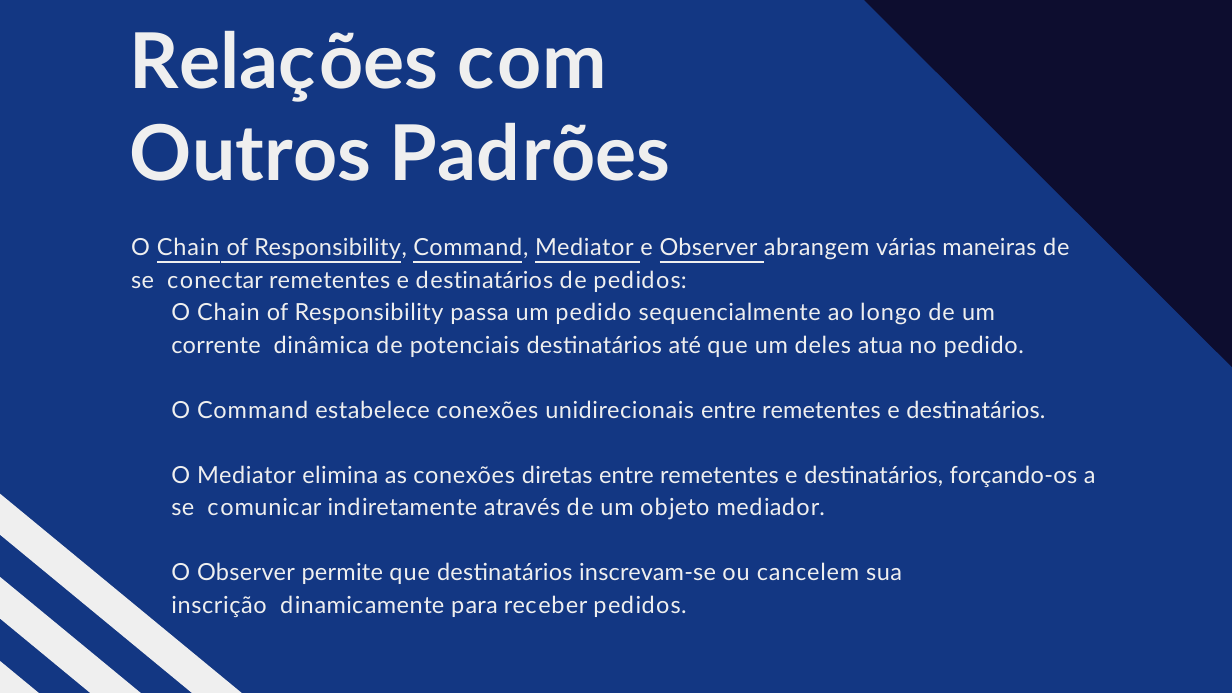
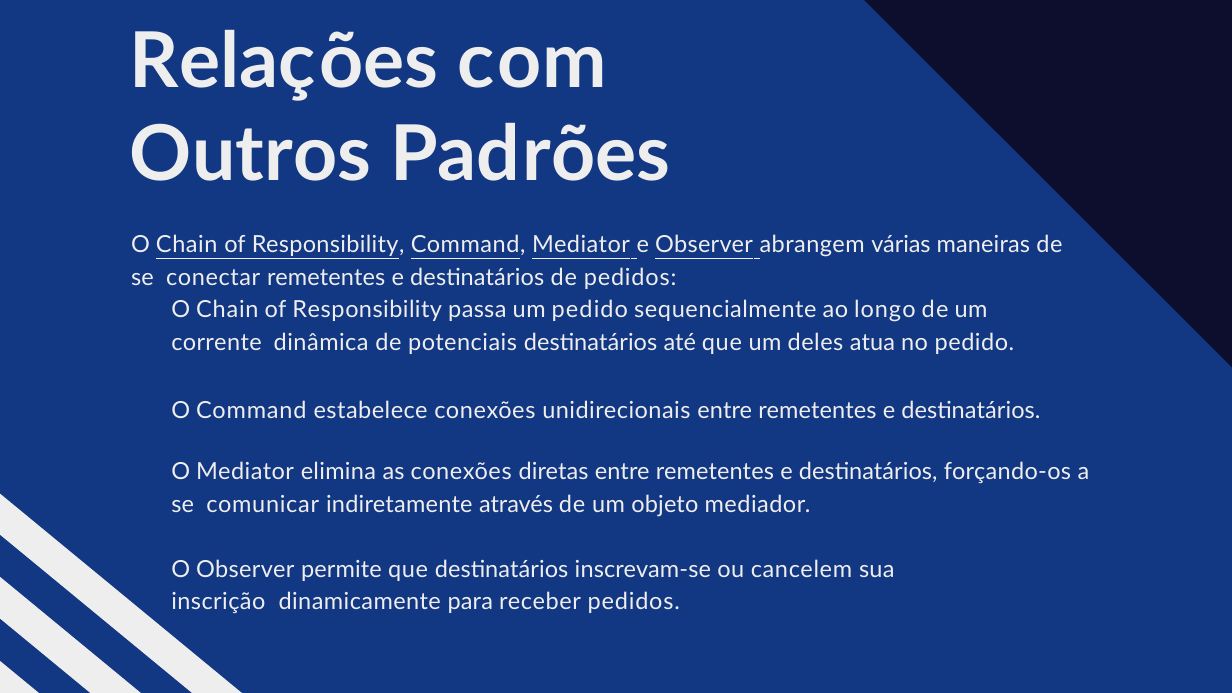
Before and after one commit to GabrielAL4/observer-pattern, a slide deck: slide 6 of Padrão Observer - Design Pattern.pptx. Drawn at 1232x693 pixels with LibreOffice and Linux fonts; fonts in the diff are those of the drawing; background and template pictures are left out. Boxes give left, top, right and bottom in pixels: in the first picture for what was removed or moved away, otherwise in the second. Text is boxed around its words. In the diff, an @@ line names an element or a change of style, - is before the commit and + after.

```diff
--- a/Padrão Observer - Design Pattern.pptx
+++ b/Padrão Observer - Design Pattern.pptx
@@ freeform shape at (x1=0, y1=0, x2=1232, y2=693): fill #133783 to #123783; outline redrawn @@
@@ freeform shape at (x1=864, y1=0, x2=1232, y2=367): fill #0D0D2F to #0D0D2E; outline redrawn @@
@@ text "O Chain of Responsibility, Command, ..." at (x1=131, y1=234, x2=1090, y2=613): text colour #EFEFEF to #EEEEEE; letter spacing 0.9 to 0.1 pt in "O", "O", "O", "O" and 1 more places; letter spacing 1.1 to 0.7 pt, letter spacing 1.1 to 0.9 pt in "Chain"; letter spacing 0.2 to 0.1 pt in "of", "of atua", "entre", "diretas entre a"; letter spacing 0.8 to 0.7 pt in "Command,", "um ao um pedido."; letter spacing 0.7 to 0.6 pt in "Mediator abrangem", "sequencialmente potenciais", "estabelece unidirecionais", "Mediator mediador." and 1 more places; letter spacing 0.7 to 0.1 pt in "e e", "sequencialmente", "e", "e"; letter spacing 0.1 to -0.1 pt in "várias", "até"; letter spacing 0.3 to 0.2 pt in "maneiras destinatários", "permite"; letter spacing 1.2 to 0.7 pt in "de", "de"; letter spacing 0.6 to 0.2 pt in "se", "se"; letter spacing 1.9 to 0.8 pt, letter spacing -0.8 to 0.8 pt in "conectar", "comunicar", "receber"; letter spacing 1.2 to 0.8 pt, letter spacing 1 to 0.8 pt, letter spacing 0.2 to 0.8 pt in "conectar", "comunicar"; letter spacing 0.7 to 0.8 pt in "conectar", "sequencialmente", "receber"; letter spacing -0.6 to 0.8 pt in "conectar"; letter spacing -0.8 to 0.2 pt in "remetentes destinatários", "para"; letter spacing 0.7 to 0.2 pt, letter spacing -0.6 to 0.2 pt in "remetentes destinatários", "objeto"; letter spacing 0.5 to 0.2 pt in "remetentes"; letter spacing 1 to 0.2 pt, letter spacing 0.4 to 0.2 pt in "remetentes destinatários"; letter spacing 1.8 to 0.2 pt in "destinatários"; letter spacing 1.2 to 0.2 pt in "destinatários", "objeto"; letter spacing 1.8 to 0.9 pt, letter spacing 0.7 to 0.9 pt in "de pedidos:", "de", "pedidos."; letter spacing 1.6 to 0.9 pt, letter spacing 0.2 to 0.9 pt, letter spacing 1.2 to 0.9 pt, letter spacing 0.3 to 0.9 pt in "pedidos:", "pedidos."; letter spacing -3.6 to 0.9 pt in "pedidos:"; letter spacing 1.1 to 0.8 pt in "Chain que", "que"; letter spacing 1.1 to 0.1 pt in "Chain longo"; letter spacing 0.2 to 0 pt in "of"; letter spacing 0.6 to 0.8 pt, letter spacing 0.6 to 0.7 pt in "Responsibility"; letter spacing 0.6 to 0.3 pt in "Responsibility", "sua"; letter spacing 0.6 to 0.4 pt, letter spacing 0.6 to 0.1 pt in "Responsibility passa"; letter spacing 0.8 to 0.1 pt in "um ao um"; letter spacing 1.2 to 1.3 pt, letter spacing 1.2 to 1.1 pt in "pedido"; letter spacing 1.2 to 0.1 pt in "pedido de"; letter spacing 1.1 to 1.3 pt in "longo"; letter spacing 1.2 to 1.4 pt in "de"; letter spacing 0.4 to 0.5 pt in "corrente", "Observer"; letter spacing 0.4 to 0.3 pt, letter spacing 0.4 to 0.6 pt, letter spacing 0.4 to 0 pt in "corrente"; letter spacing 0.8 to 0.6 pt in "dinâmica deles"; letter spacing 0.3 to 0.1 pt in "destinatários", "as", "destinatários"; letter spacing 0.8 to 0.3 pt, letter spacing 1 to 0.5 pt, letter spacing 0.6 to 0.5 pt in "um"; letter spacing 1.1 to 0.6 pt in "no", "ou"; letter spacing 1.1 to 1 pt in "Command"; letter spacing 0.5 to 0.4 pt in "elimina forçando-os"; letter spacing 0.5 to 0.8 pt in "comunicar"; letter spacing 0.2 to 0.3 pt, letter spacing 1 to 0.3 pt, letter spacing 1.8 to 0.3 pt, letter spacing -0.8 to 0.3 pt, letter spacing 0.7 to 0.3 pt, letter spacing -0.6 to 0.3 pt, letter spacing 0.5 to 0.3 pt in "indiretamente"; letter spacing 0.2 to -0.1 pt, letter spacing -0.6 to -0.1 pt, letter spacing -0.8 to -0.1 pt, letter spacing 0.5 to -0.1 pt, letter spacing 0.7 to -0.1 pt, letter spacing 0.4 to -0.1 pt in "através"; letter spacing 1.6 to 0.2 pt in "objeto", "para"; letter spacing -1.4 to 0.2 pt, letter spacing 1.3 to 0.2 pt in "objeto"; letter spacing 0.5 to 0.6 pt, letter spacing 1.8 to 0.6 pt, letter spacing 0.2 to 0.6 pt in "mediador.", "dinamicamente"; letter spacing 1.2 to 0.6 pt, letter spacing -0.8 to 0.6 pt, letter spacing -2.2 to 0.6 pt in "mediador."; letter spacing 0.9 to 0.8 pt in "cancelem"; letter spacing 1 to 0.6 pt, letter spacing 1.9 to 0.6 pt, letter spacing -0.6 to 0.6 pt in "dinamicamente"; letter spacing 1.6 to 0.8 pt in "receber"; letter spacing -2.2 to 0.9 pt in "pedidos."; indent changed @@
@@ freeform shape at (x1=0, y1=493, x2=242, y2=693): fill #EFEFEF to #EEEEEE; outline redrawn @@
```
Also in this commit, not shown: 11 other slides changed, 1 other file.
